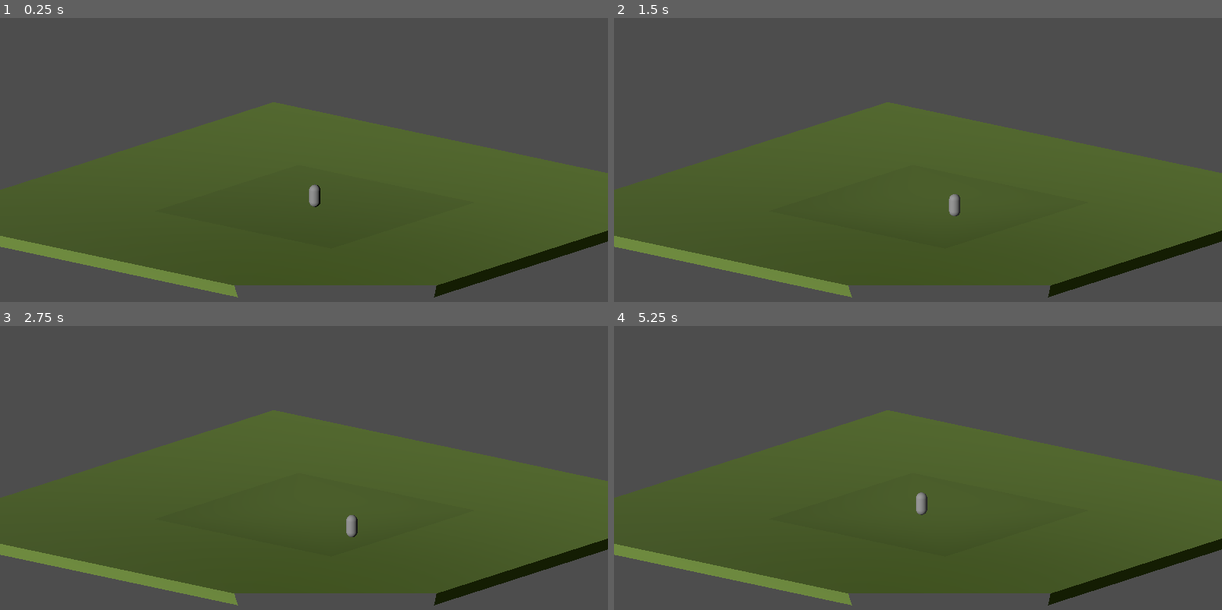
Above: before the commit, frames 1-4 (two rows, left to right).
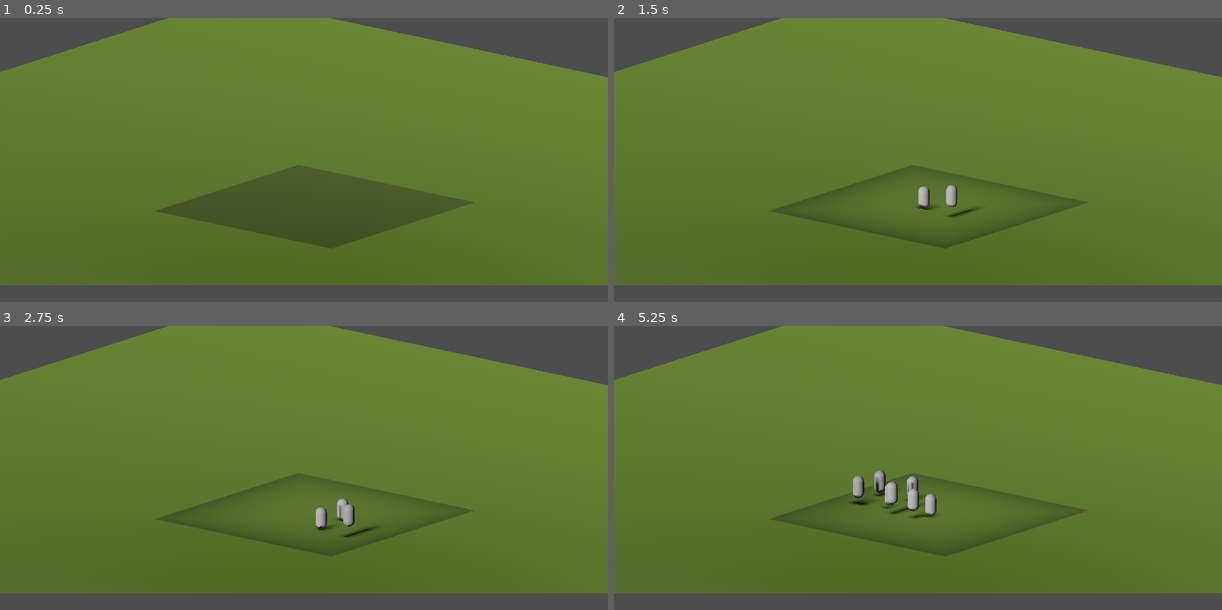
Above: after the commit, the same moments.

Repository: chevvy/sins_of_Father
Game: Godot game, scene res://main.tscn
Same seed, same stepped clock (60 frames per second), same inputs: the game is played once before the commit and once after it.
Inputs:
- Up to frame 1 (0.25 s): no input
- Up to frame 2 (1.5 s): tap Enter (ui_accept) at 0.5, 0.77 s; hold Right (ui_right) 0.53-1.28 s; tap Space (interact_4, bound only after the commit) at 0.6, 1.35 s; hold Down (ui_down) from 1.28 s (still down)
- Up to frame 3 (2.75 s): tap Enter (ui_accept) at 1.52 s; release Down (ui_down) at 2.03 s; hold Right (ui_right) from 2.03 s (still down); tap Space (interact_4, bound only after the commit) at 2.1 s
- Up to frame 4 (5.25 s): release Right (ui_right) at 2.78 s; hold Up (ui_up) 2.78-3.53 s; tap Space (interact_4, bound only after the commit) every 0.75 s from 2.85 to 5.1 s; tap Enter (ui_accept) at 3.02, 3.77, 4.52 s; hold Left (ui_left) 3.53-5.03 s; hold Down (ui_down) from 5.03 s (still down)

The runs differ from the first frame. In frame 1, 46% of the frame differs, in the area x 0-100%, y 0-99%; in frame 2, 47%; in frame 3, 47%; in frame 4, 47%.

Commit message:
multiplayer lol

Diff:
--- a/Environment/default_environment.tres
+++ b/Environment/default_environment.tres
@@ -1,3 +1,4 @@
 [gd_resource type="Environment" format=3 uid="uid://dg8qd1ptwwilr"]
 
 [resource]
+ssao_enabled = true
--- a/Environment/ground.tscn
+++ b/Environment/ground.tscn
@@ -1,10 +1,10 @@
 [gd_scene load_steps=4 format=3 uid="uid://dfihjb47icua3"]
 
 [sub_resource type="BoxShape3D" id="BoxShape3D_73e4k"]
-size = Vector3(50, 1, 50)
+size = Vector3(100, 1, 100)
 
 [sub_resource type="BoxMesh" id="BoxMesh_hg1ej"]
-size = Vector3(50, 1, 50)
+size = Vector3(100, 1, 100)
 
 [sub_resource type="StandardMaterial3D" id="StandardMaterial3D_lnbxj"]
 albedo_color = Color(0.341176, 0.443137, 0.156863, 1)
--- /dev/null
+++ b/Player/Input/PlayerInputMaps/PlayerInputRessource0.tres
@@ -0,0 +1,12 @@
+[gd_resource type="Resource" script_class="PlayerInputMap" load_steps=2 format=3 uid="uid://do5p7h53evujl"]
+
+[ext_resource type="Script" path="res://Player/Input/PlayerInputMaps/player_input_map.gd" id="1_kll6r"]
+
+[resource]
+script = ExtResource("1_kll6r")
+move_left = "move_left_0"
+move_right = "move_right_0"
+move_forward = "move_forward_0"
+move_backward = "move_backward_0"
+interact = "interact_0"
+player_id = 0
--- /dev/null
+++ b/Player/Input/PlayerInputMaps/PlayerInputRessource1.tres
@@ -0,0 +1,12 @@
+[gd_resource type="Resource" script_class="PlayerInputMap" load_steps=2 format=3 uid="uid://b71crt3lkk1ws"]
+
+[ext_resource type="Script" path="res://Player/Input/PlayerInputMaps/player_input_map.gd" id="1_odjpl"]
+
+[resource]
+script = ExtResource("1_odjpl")
+move_left = "move_left_1"
+move_right = "move_right_1"
+move_forward = "move_forward_1"
+move_backward = "move_backward_1"
+interact = "interact_1"
+player_id = 1
--- /dev/null
+++ b/Player/Input/PlayerInputMaps/PlayerInputRessource2.tres
@@ -0,0 +1,12 @@
+[gd_resource type="Resource" script_class="PlayerInputMap" load_steps=2 format=3 uid="uid://ckvcmsbtmrmll"]
+
+[ext_resource type="Script" path="res://Player/Input/PlayerInputMaps/player_input_map.gd" id="1_204ma"]
+
+[resource]
+script = ExtResource("1_204ma")
+move_left = "move_left_2"
+move_right = "move_right_2"
+move_forward = "move_forward_2"
+move_backward = "move_backward_2"
+interact = "interact_2"
+player_id = 2
--- /dev/null
+++ b/Player/Input/PlayerInputMaps/PlayerInputRessource3.tres
@@ -0,0 +1,12 @@
+[gd_resource type="Resource" script_class="PlayerInputMap" load_steps=2 format=3 uid="uid://dludqtg5bso14"]
+
+[ext_resource type="Script" path="res://Player/Input/PlayerInputMaps/player_input_map.gd" id="1_11ce3"]
+
+[resource]
+script = ExtResource("1_11ce3")
+move_left = "move_left_3"
+move_right = "move_right_3"
+move_forward = "move_forward_3"
+move_backward = "move_backward_3"
+interact = "interact_3"
+player_id = 3
--- /dev/null
+++ b/Player/Input/PlayerInputMaps/PlayerInputRessourceKb.tres
@@ -0,0 +1,12 @@
+[gd_resource type="Resource" script_class="PlayerInputMap" load_steps=2 format=3 uid="uid://diw41loh47sxk"]
+
+[ext_resource type="Script" path="res://Player/Input/PlayerInputMaps/player_input_map.gd" id="1_oxoks"]
+
+[resource]
+script = ExtResource("1_oxoks")
+move_left = "move_left_4"
+move_right = "move_right_4"
+move_forward = "move_forward_4"
+move_backward = "move_backward_4"
+interact = "interact_4"
+player_id = 4
--- /dev/null
+++ b/Player/Input/PlayerInputMaps/player_input_map.gd
@@ -0,0 +1,11 @@
+class_name PlayerInputMap extends Resource
+
+
+@export var move_left := "move_left"
+@export var move_right := "move_right"
+@export var move_forward := "move_forward"
+@export var move_backward := "move_backward"
+
+@export var interact := "interact"
+
+@export var player_id := 0
--- /dev/null
+++ b/Player/Input/PlayerInputSystems.tscn
@@ -0,0 +1,14 @@
+[gd_scene load_steps=8 format=3 uid="uid://dstr5dso05ljk"]
+
+[ext_resource type="Script" path="res://Player/Input/player_input_manager.gd" id="1_sv10y"]
+[ext_resource type="Resource" uid="uid://do5p7h53evujl" path="res://Player/Input/PlayerInputMaps/PlayerInputRessource0.tres" id="2_hg4yi"]
+[ext_resource type="Resource" uid="uid://b71crt3lkk1ws" path="res://Player/Input/PlayerInputMaps/PlayerInputRessource1.tres" id="3_73bss"]
+[ext_resource type="Resource" uid="uid://ckvcmsbtmrmll" path="res://Player/Input/PlayerInputMaps/PlayerInputRessource2.tres" id="4_udx06"]
+[ext_resource type="Resource" uid="uid://dludqtg5bso14" path="res://Player/Input/PlayerInputMaps/PlayerInputRessource3.tres" id="5_khxoc"]
+[ext_resource type="Resource" uid="uid://diw41loh47sxk" path="res://Player/Input/PlayerInputMaps/PlayerInputRessourceKb.tres" id="6_e5b2d"]
+[ext_resource type="PackedScene" uid="uid://c7i6adu8qeqty" path="res://Player/Player.tscn" id="7_lllta"]
+
+[node name="PlayerInputSystems" type="Node"]
+script = ExtResource("1_sv10y")
+inputMaps = Array[Resource("res://Player/Input/PlayerInputMaps/player_input_map.gd")]([ExtResource("2_hg4yi"), ExtResource("3_73bss"), ExtResource("4_udx06"), ExtResource("5_khxoc"), ExtResource("6_e5b2d")])
+playerScene = ExtResource("7_lllta")
--- /dev/null
+++ b/Player/Input/player_input_manager.gd
@@ -0,0 +1,45 @@
+class_name PlayerInputManager extends Node
+
+
+@export var inputMaps: Array[PlayerInputMap] = []
+@export var playerScene: PackedScene
+
+var playerIdPerSpawnKey: Dictionary = {
+	"interact_0": 0,
+	"interact_1": 1,
+	"interact_2": 2,
+	"interact_3": 3,
+	"interact_4": 4,
+}
+
+
+func _ready():
+	if inputMaps.size() == 0:
+		printerr("No input map found on player input manager")
+
+	if playerScene == null:
+		printerr("Missing player scene on input manager")
+
+
+func _unhandled_input(event):
+	if event.is_action_pressed("quit game"):
+		get_tree().quit()
+
+
+func _input(event):
+	for input_map in inputMaps:
+		var interactKey := input_map.interact
+		if event.is_action_pressed(interactKey):
+			_try_spawning_player(interactKey, event, input_map)
+
+
+func _try_spawning_player(interactKey: String, event: InputEvent, input_map: PlayerInputMap):
+	var player_id = playerIdPerSpawnKey[interactKey]
+	var player = playerScene.instantiate();
+	if player is Player:
+		player.set_player_settings(player_id, input_map)
+		add_child(player)
+		print("spawned player" + String.num_int64(player_id))
+	else:
+		printerr("playerScene reference in inputmanager is not a player")
+		player.queue_free()
--- a/Player/Player.gd
+++ b/Player/Player.gd
@@ -1,4 +1,4 @@
-extends CharacterBody3D
+class_name Player extends CharacterBody3D
 
 
 const SPEED = 5.0
@@ -7,8 +7,21 @@
 # Get the gravity from the project settings to be synced with RigidBody nodes.
 var gravity = ProjectSettings.get_setting("physics/3d/default_gravity")
 
+var current_player_id: int
+var current_input_map: PlayerInputMap
+
+func set_player_settings(player_id: int, input_map: PlayerInputMap):
+	current_player_id = player_id
+	current_input_map = input_map
+
+
+func _is_player_ready():
+	return current_player_id != null and current_input_map != null
+
 
 func _physics_process(delta):
+	if not _is_player_ready():
+		return
 	# Add the gravity.
 	if not is_on_floor():
 		velocity.y -= gravity * delta
--- a/main.tscn
+++ b/main.tscn
@@ -2,7 +2,7 @@
 
 [ext_resource type="PackedScene" uid="uid://dfihjb47icua3" path="res://Environment/ground.tscn" id="1_lax2e"]
 [ext_resource type="Environment" uid="uid://dg8qd1ptwwilr" path="res://Environment/default_environment.tres" id="2_gi5kq"]
-[ext_resource type="PackedScene" uid="uid://c7i6adu8qeqty" path="res://Player/Player.tscn" id="2_wgs76"]
+[ext_resource type="PackedScene" uid="uid://dstr5dso05ljk" path="res://Player/Input/PlayerInputSystems.tscn" id="3_vkeb7"]
 
 [node name="Main" type="Node"]
 
@@ -14,6 +14,7 @@
 
 [node name="DirectionalLight3D" type="DirectionalLight3D" parent="WorldEnvironment"]
 transform = Transform3D(1, 0, 0, 0, 0.924799, 0.380457, 0, -0.380457, 0.924799, 0, 0, 0)
+shadow_enabled = true
 
 [node name="Camera3D" type="Camera3D" parent="WorldEnvironment"]
 transform = Transform3D(0.775628, -0.165289, 0.609164, 1.01614e-17, 0.965103, 0.261869, -0.63119, -0.203113, 0.748561, 14.5894, 8.25653, 19.4365)
@@ -23,5 +24,4 @@
 
 [node name="ReflectionProbe" type="ReflectionProbe" parent="WorldEnvironment"]
 
-[node name="Player" parent="." instance=ExtResource("2_wgs76")]
-transform = Transform3D(1, 0, 0, 0, 1, 0, 0, 0, 1, 2.08165e-12, 1, 2.08165e-12)
+[node name="PlayerInputSystems" parent="." instance=ExtResource("3_vkeb7")]
--- a/project.godot
+++ b/project.godot
@@ -14,3 +14,36 @@
 run/main_scene="res://main.tscn"
 config/features=PackedStringArray("4.1", "Forward Plus")
 config/icon="res://icon.svg"
+
+[input]
+
+"quit game"={
+"deadzone": 0.5,
+"events": [Object(InputEventKey,"resource_local_to_scene":false,"resource_name":"","device":-1,"window_id":0,"alt_pressed":false,"shift_pressed":false,"ctrl_pressed":false,"meta_pressed":false,"pressed":false,"keycode":0,"physical_keycode":4194305,"key_label":0,"unicode":0,"echo":false,"script":null)
+]
+}
+interact_0={
+"deadzone": 0.5,
+"events": [Object(InputEventJoypadButton,"resource_local_to_scene":false,"resource_name":"","device":0,"button_index":0,"pressure":0.0,"pressed":false,"script":null)
+]
+}
+interact_1={
+"deadzone": 0.5,
+"events": [Object(InputEventJoypadButton,"resource_local_to_scene":false,"resource_name":"","device":1,"button_index":0,"pressure":0.0,"pressed":false,"script":null)
+]
+}
+interact_2={
+"deadzone": 0.5,
+"events": [Object(InputEventJoypadButton,"resource_local_to_scene":false,"resource_name":"","device":2,"button_index":0,"pressure":0.0,"pressed":false,"script":null)
+]
+}
+interact_3={
+"deadzone": 0.5,
+"events": [Object(InputEventJoypadButton,"resource_local_to_scene":false,"resource_name":"","device":3,"button_index":0,"pressure":0.0,"pressed":false,"script":null)
+]
+}
+interact_4={
+"deadzone": 0.5,
+"events": [Object(InputEventKey,"resource_local_to_scene":false,"resource_name":"","device":-1,"window_id":0,"alt_pressed":false,"shift_pressed":false,"ctrl_pressed":false,"meta_pressed":false,"pressed":false,"keycode":0,"physical_keycode":32,"key_label":0,"unicode":32,"echo":false,"script":null)
+]
+}
